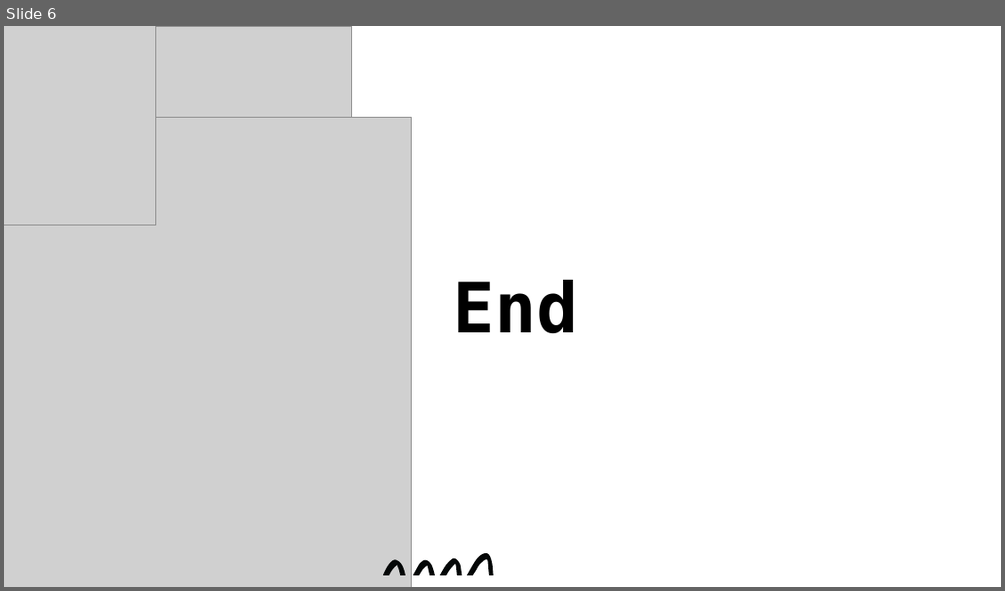
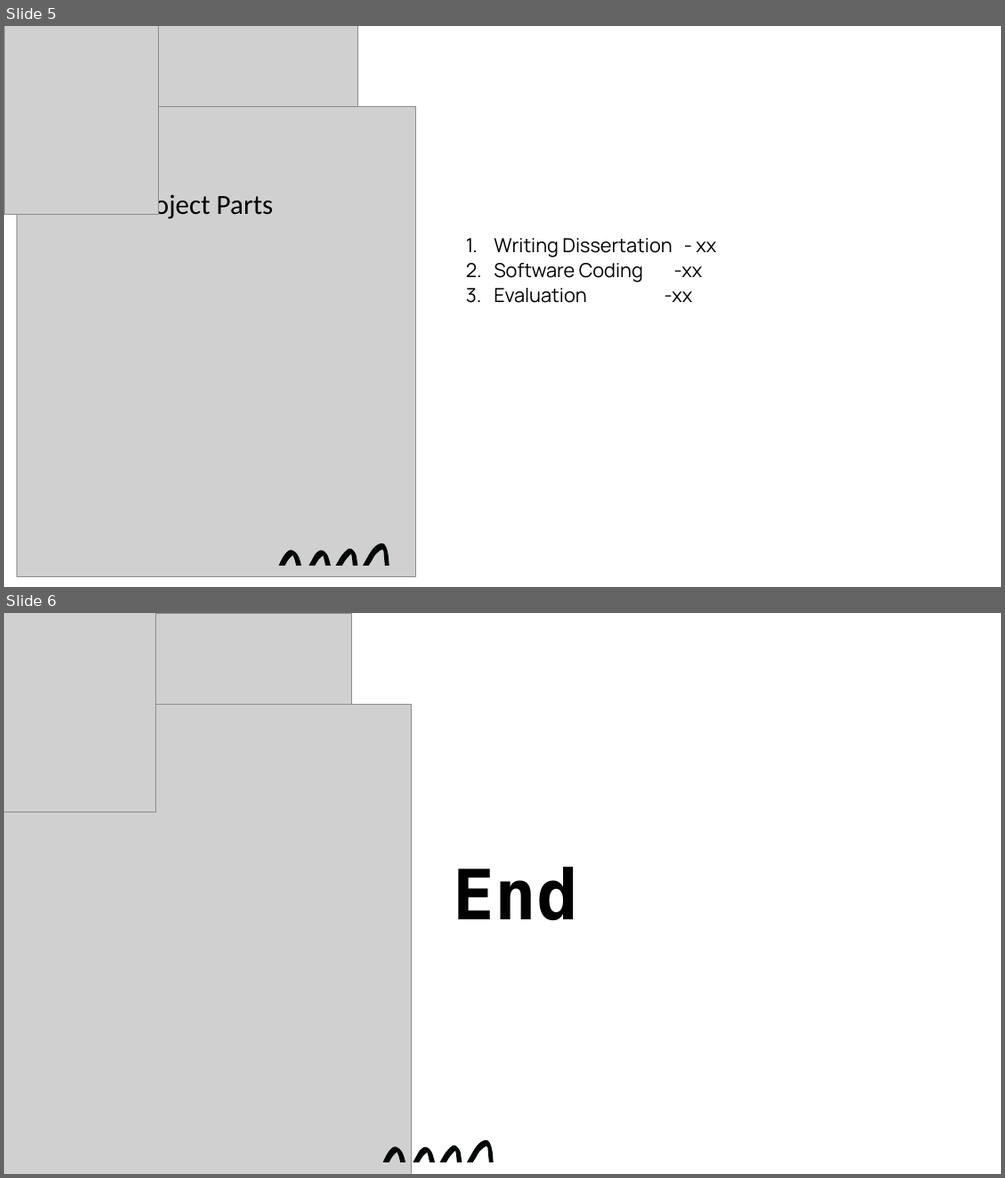
Before and after one commit to andrewwu531/final_year_dissertation, a slide deck: Documentations/Supervisor Meeting PowerPoints/13._Supervisor_Meeting_12Feb21.pptx. Shown one above the other, each under a label of ours: slide 6 before the commit, slides 5 and 6 after it. The pictures are 1005x591 and 1005x1178 pixels, drawn with LibreOffice and Linux fonts; fonts in the diff are those of the drawing; grey boxes stand for pictures. Boxes give left, top, right and bottom in pixels: in the first picture for what was removed or moved away, otherwise in the second. Text is boxed around its words. In the diff, an @@ line names an element or a change of style, - is before the commit and + after.

Commit message:
dissertation

```diff
--- a/Documentations/Supervisor Meeting PowerPoints/13._Supervisor_Meeting_12Feb21.pptx
+++ b/Documentations/Supervisor Meeting PowerPoints/13._Supervisor_Meeting_12Feb21.pptx
@@ slide 5 added at [4, 26, 1001, 587], background #FFFFFF @@
@@ picture added at [4, 26, 159, 214] @@
@@ picture added at [16, 26, 357, 465] @@
@@ picture added at [16, 107, 415, 576] @@
@@ text added at [42, 191, 274, 219], 40 pt, text #000000 @@
+2. Rank Project Parts
@@ text added at [494, 238, 716, 303], 28 pt, text #000000 @@
+1. Writing Dissertation - xx
+2. Software Coding -xx
+3. Evaluation -xx
@@ freeform shape added at [279, 543, 388, 565], fill #040707 @@
```
Also in this commit, not shown: 2 slides changed, 1 slide removed, 2 other files.
